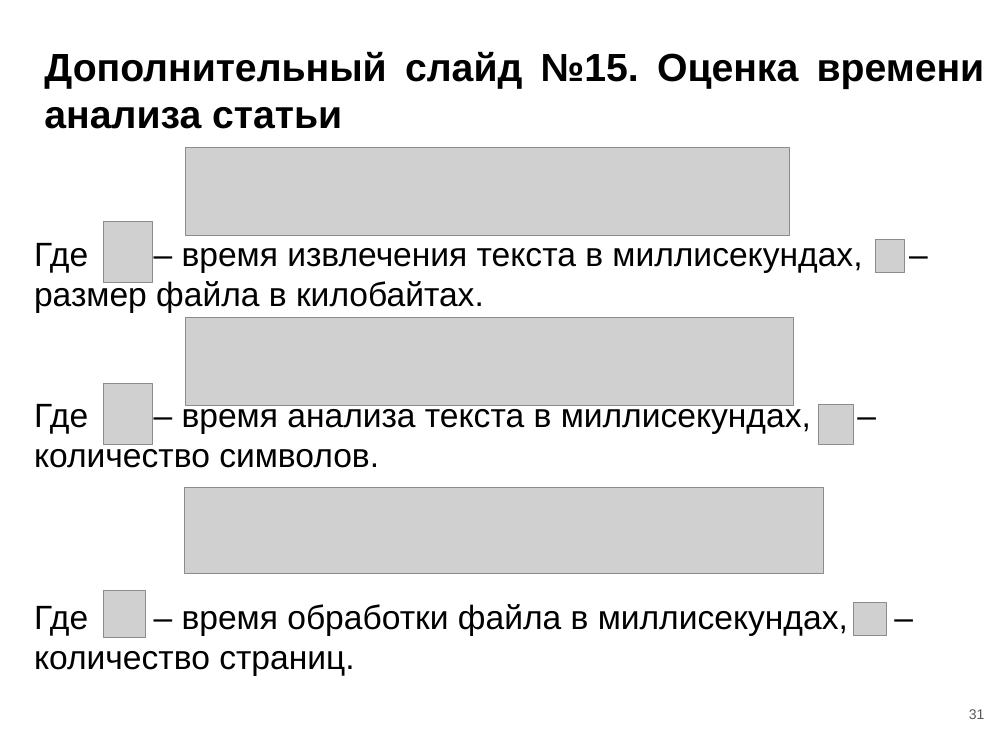
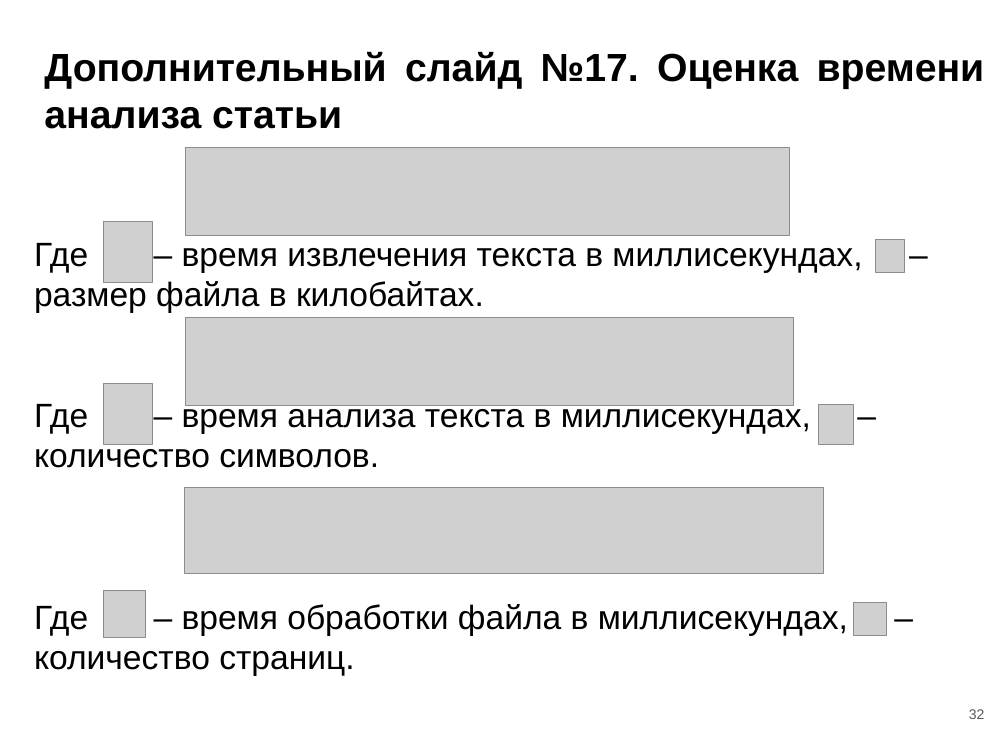
Before and after one commit to OSLL/sw-auto, a slide deck: slide 32 of paper_work/masters thesis/msc_slides.pptx (slide 31 before the commit). Drawn at 1008x756 pixels with LibreOffice and Linux fonts; fonts in the diff are those of the drawing; grey boxes stand for pictures. Boxes give left, top, right and bottom in pixels: in the first picture for what was removed or moved away, otherwise in the second. Text is boxed around its words. In the diff, an @@ line names an element or a change of style, - is before the commit and + after.

```diff
--- a/paper_work/masters thesis/msc_slides.pptx
+++ b/paper_work/masters thesis/msc_slides.pptx
@@ title at [44, 51, 985, 129]: text changed @@
-Дополнительный слайд №15. Оценка времени анализа статьи
+Дополнительный слайд №17. Оценка времени анализа статьи
@@ page number at [969, 709, 985, 719]: text changed @@
-31
+32
```
Also in this commit, not shown: 20 other slides changed, 5 slides added, 4 slides removed, 1 other file.
